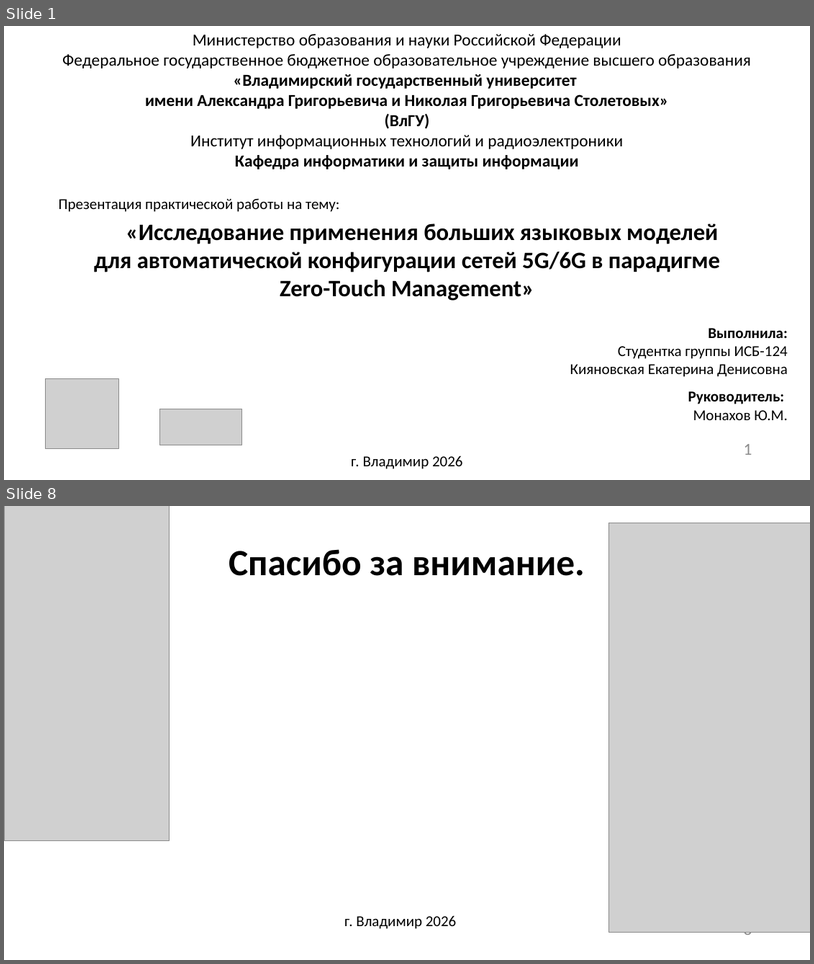
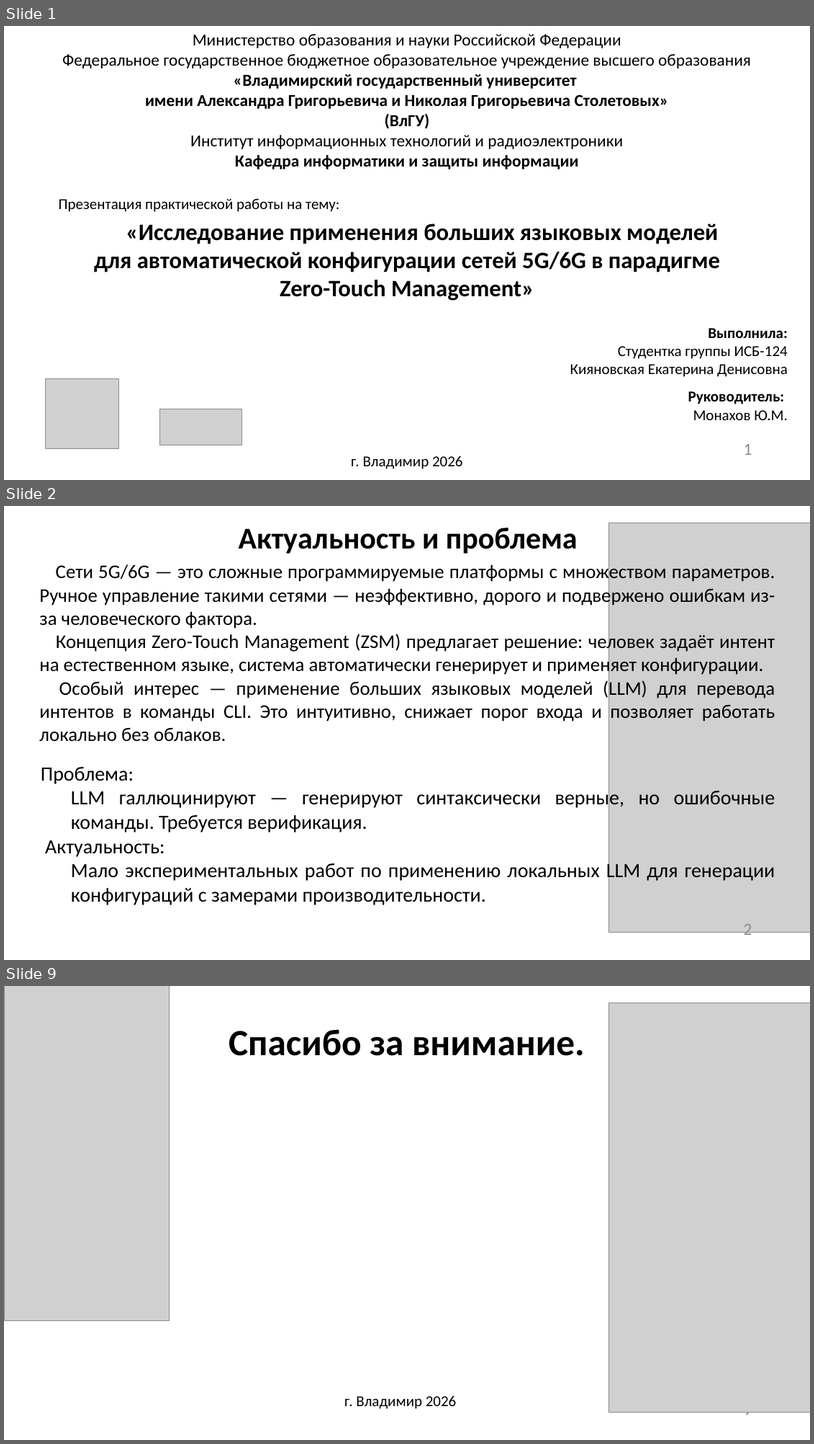
Before and after one commit to Katarsis435/Zero-Touch-Management, a slide deck: презентация.pptx. Shown one above the other, each under a label of ours: slides 1 and 8 before the commit, slides 1, 2 and 9 after it; the slides between them are not shown. The pictures are 814x964 and 814x1444 pixels, drawn with LibreOffice and Linux fonts; fonts in the diff are those of the drawing; grey boxes stand for pictures; background and template pictures are left out. Boxes give left, top, right and bottom in pixels: in the first picture for what was removed or moved away, otherwise in the second. Text is boxed around its words. In the diff, an @@ line names an element or a change of style, - is before the commit and + after.

```diff
--- a/презентация.pptx
+++ b/презентация.pptx
@@ slide 2 added at box(4, 506, 810, 960), background picture (left out) @@
@@ picture added at box(609, 523, 810, 932) @@
@@ text added at box(239, 528, 578, 554), 36 pt, text #000000, bold @@
+Актуальность и проблема
@@ text added at box(39, 562, 775, 741), 23 pt, text #000000 @@
+Сети 5G/6G — это сложные программируемые платформы с множеством параметров. Ручное управление такими сетями — неэффективно, дорого и подвержено ошибкам из-за человеческого фактора.
+Концепция Zero-Touch Management (ZSM) предлагает решение: человек задаёт интент на естественном языке, система автоматически генерирует и применяет конфигурации.
+Особый интерес — применение больших языковых моделей (LLM) для перевода интентов в команды CLI. Это интуитивно, снижает порог входа и позволяет работать локально без облаков.
@@ text added at box(41, 767, 776, 905), 24 pt, text #000000 @@
+Проблема:
+  LLM галлюцинируют — генерируют синтаксически верные, но ошибочные команды. Требуется верификация.
+Актуальность:
+  Мало экспериментальных работ по применению локальных LLM для генерации конфигураций с замерами производительности.
@@ page number added at box(744, 924, 753, 939), 20 pt, text #8C8C8C @@
+2
@@ what was slide 8 is now slide 9 @@
@@ page number at box(744, 1412, 753, 1419): text changed @@
-8
+9
```
Also in this commit, not shown: 6 other slides added, 6 slides removed.
